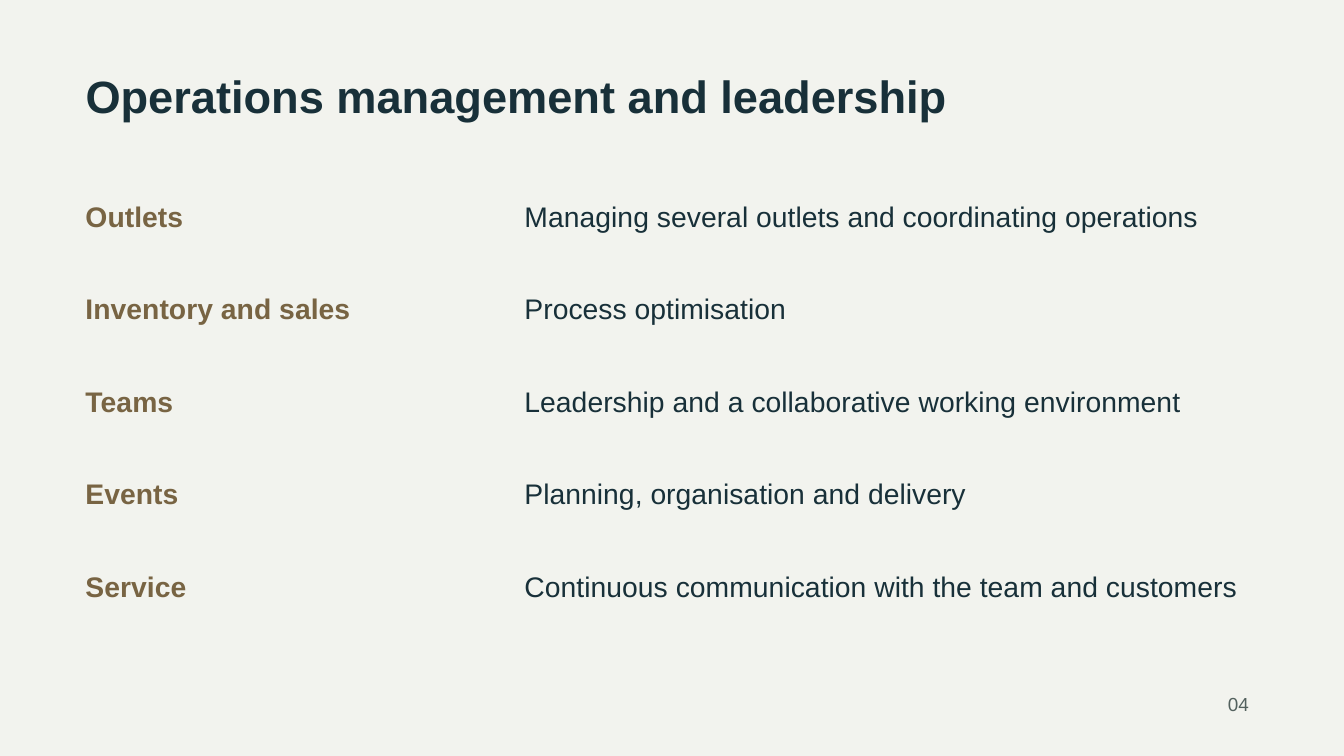
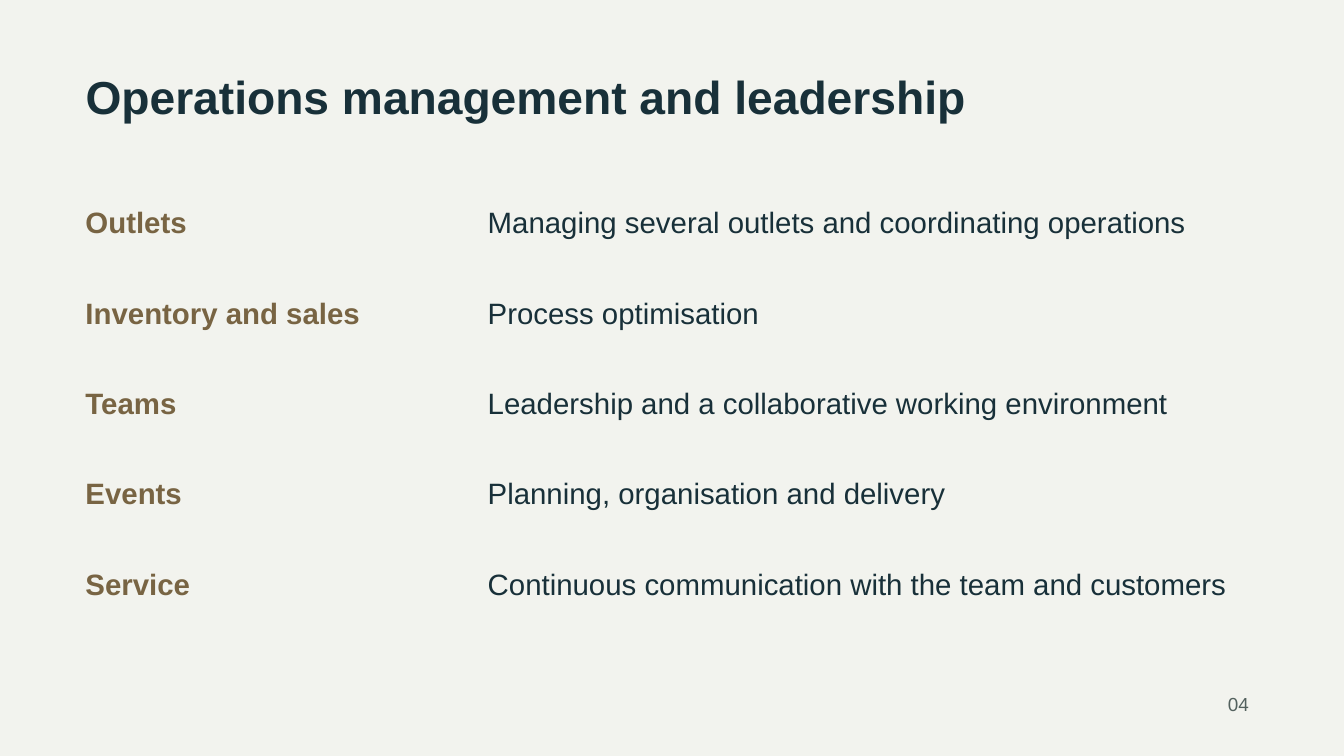
Before and after one commit to Raymonchu48/human-systems-performance, a slide deck: slide 4 of en/assets/Perfil_Hosteleria_Ramon_Curbalan_Vega.pptx. Drawn at 1344x756 pixels with LibreOffice and Linux fonts; fonts in the diff are those of the drawing. Boxes give left, top, right and bottom in pixels: in the first picture for what was removed or moved away, otherwise in the second. Text is boxed around its words. In the diff, an @@ line names an element or a change of style, - is before the commit and + after.

Commit message:
Restore original Spanish document and deck designs in the English edition
Preserve original artwork, page geometry, colours and typography; translate text in place. Restore contact artwork and FARMAGEND branding, and refresh document viewer URLs.

```diff
--- a/en/assets/Perfil_Hosteleria_Ramon_Curbalan_Vega.pptx
+++ b/en/assets/Perfil_Hosteleria_Ramon_Curbalan_Vega.pptx
@@ text "Operations management and leadership" at (86, 80, 965, 123): size 32.2 to 33 pt @@
@@ text "Managing several outlets and coordinating ...": place and size @@
-text "Managing several outlets and coordinating ..." at (524, 206, 1197, 233)
+text "Managing several outlets and coordinating ..." at (488, 211, 1185, 239)
@@ text "Process optimisation": place and size @@
-text "Process optimisation" at (524, 298, 786, 325)
+text "Process optimisation" at (488, 302, 759, 330)
@@ text "Leadership and a collaborative working ...": place and size @@
-text "Leadership and a collaborative working ..." at (524, 391, 1180, 418)
+text "Leadership and a collaborative working ..." at (488, 392, 1167, 420)
@@ text "Planning, organisation and delivery": place and size @@
-text "Planning, organisation and delivery" at (524, 483, 966, 510)
+text "Planning, organisation and delivery" at (488, 482, 945, 510)
@@ size 20.2 to 21 pt in 10 elements at (488, 211, 1185, 239), (488, 302, 759, 330), (488, 392, 1167, 420), (488, 482, 945, 510), (488, 573, 1226, 596), (85, 211, 186, 234), (85, 302, 360, 330), (85, 393, 176, 415), (85, 483, 181, 505), (85, 573, 190, 596) @@
@@ text "Continuous communication with the team ...": place and size @@
-text "Continuous communication with the team ..." at (524, 576, 1237, 598)
+text "Continuous communication with the team ..." at (488, 573, 1226, 596)
```
Also in this commit, not shown: 5 other slides changed, 32 other files.
